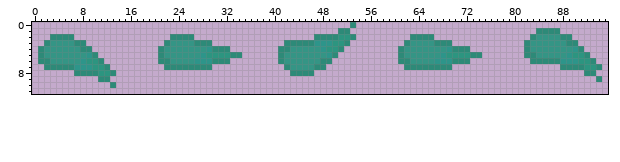
Edited in one commit: sprite sheet (gfx/Water Blob.png). Above, as it was before the edit.
The file is 96x12 pixels. Colours within 5 levels of each other are drawn and written as one.
After:
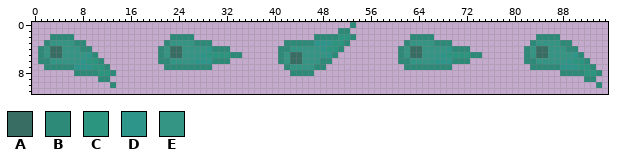
Palette (. is transparent): A #376d62  B #2d8a78  C #2c9580  D #2c958afe  E #349585
The author wrote: gave water blob eyes
What changed:
y 1: x 84..87 BBBB -> ....
y 2: x 83..89 BEEEEBB -> .BBBB..
y 3: x 82..83 BE -> .B; x 88 E -> B; x 90 B -> .
y 4: x 3..4 EE -> AA; x 23..24 EE -> AA; x 63..64 EE -> AA; x 84..85 EE -> AA; x 89..91 EDB -> BB.
y 5: x 3..4 EE -> AA; x 23..24 EE -> AA; x 43..44 EE -> AA; x 63..64 EE -> AA; x 83..85 BEE -> EAA; x 89..92 DCCB -> EDB.
y 6: x 43..44 EE -> AA; x 82 . -> B; x 84..88 BBBBD -> EEEEE; x 90 D -> C; x 92..93 CB -> B.
y 7: x 83..91 .....BBBB -> BBBBBDDDC; x 93..94 CB -> B.
y 8: x 88..94 ....BB. -> BBBBCCB
y 9: x 92..94 ..B -> BB.
y 10: x 94 . -> B
